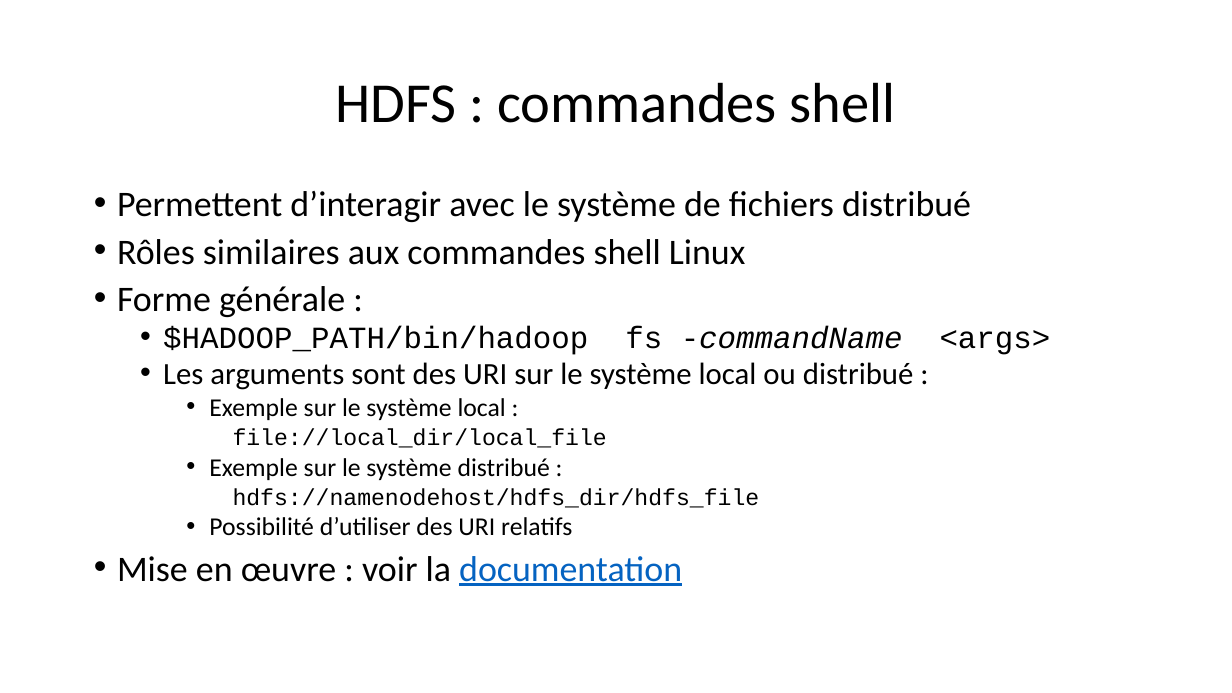
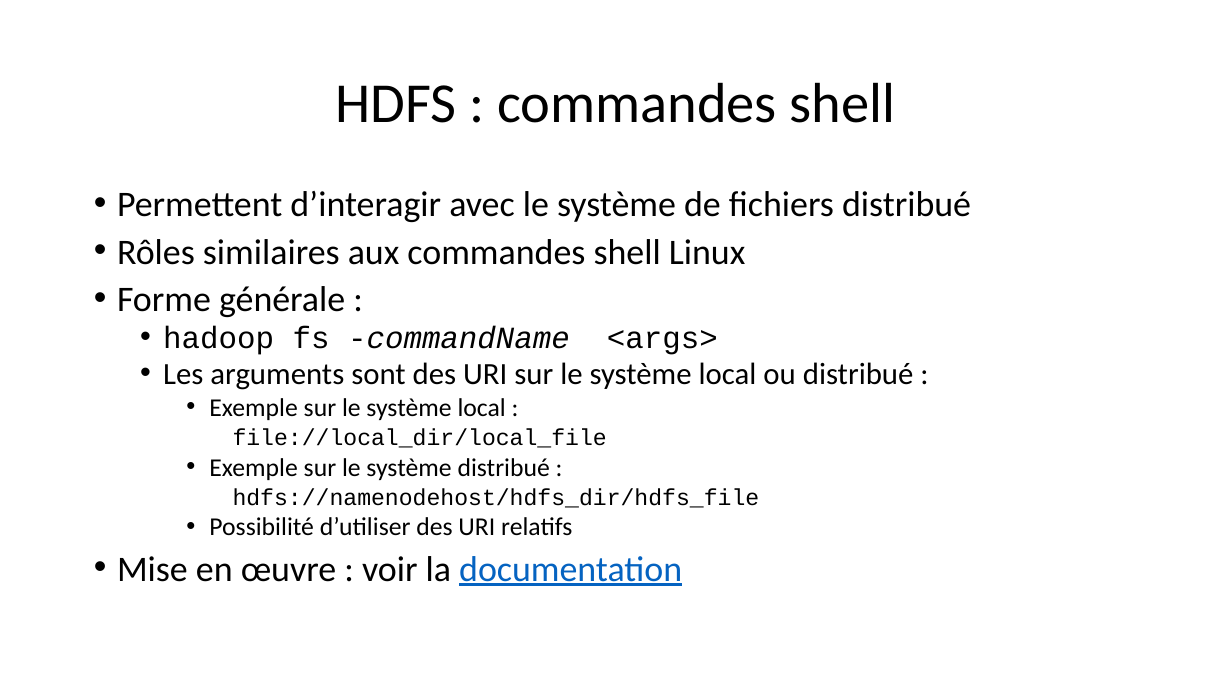
Before and after one commit to rtavenar/m2-big_data, a slide deck: slide 7 of slides/Hadoop.pptx. Drawn at 1232x693 pixels with LibreOffice and Linux fonts; fonts in the diff are those of the drawing. Boxes give left, top, right and bottom in pixels: in the first picture for what was removed or moved away, otherwise in the second. Text is boxed around its words. In the diff, an @@ line names an element or a change of style, - is before the commit and + after.

Commit message:
Mise à jour des fichiers sur Hadoop

```diff
--- a/slides/Hadoop.pptx
+++ b/slides/Hadoop.pptx
@@ text at (163, 326, 718, 355): text changed @@
-  • $HADOOP_PATH/bin/hadoop fs -commandName <args>
+  • hadoop fs -commandName <args>
```
Also in this commit, not shown: 3 other slides changed, 3 other files.
